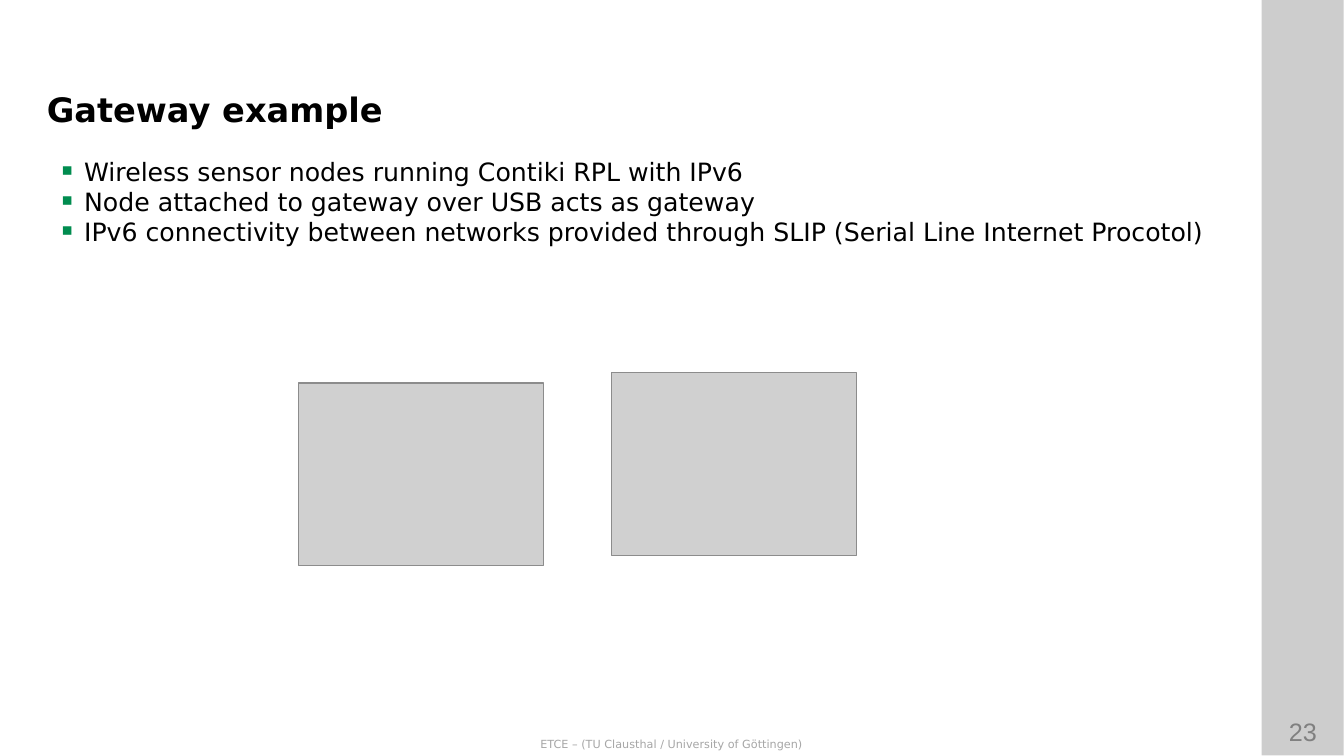
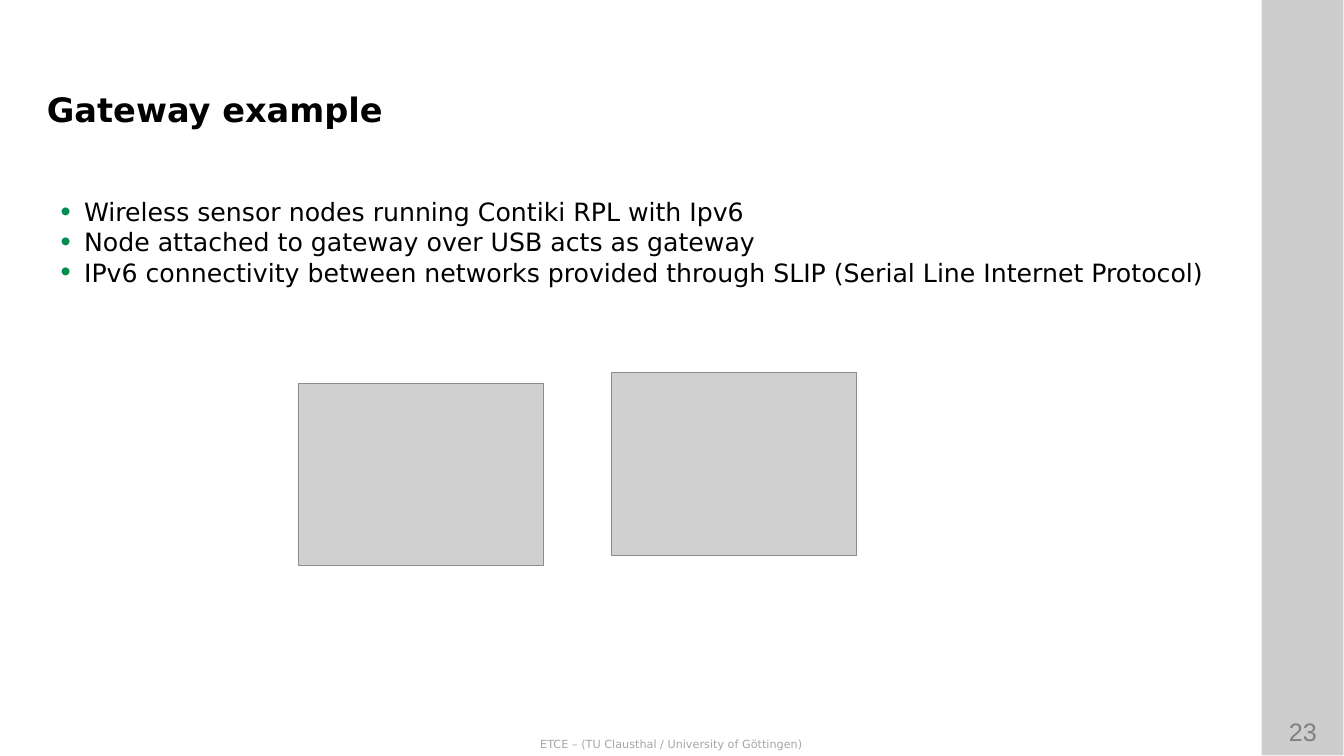
Before and after one commit to ETCE-LAB/teaching-material, a slide deck: slide 23 of Emerging-Technologies-for-the-Circular-Economy/ETCE-L05a-IoT-Communications.pptx. Drawn at 1344x756 pixels with LibreOffice and Linux fonts; fonts in the diff are those of the drawing; grey boxes stand for pictures; background and template pictures are left out. Boxes give left, top, right and bottom in pixels: in the first picture for what was removed or moved away, otherwise in the second. Text is boxed around its words. In the diff, an @@ line names an element or a change of style, - is before the commit and + after.

```diff
--- a/Emerging-Technologies-for-the-Circular-Economy/ETCE-L05a-IoT-Communications.pptx
+++ b/Emerging-Technologies-for-the-Circular-Economy/ETCE-L05a-IoT-Communications.pptx
@@ text "Wireless sensor nodes running Contiki ...": place and size @@
-text "Wireless sensor nodes running Contiki ..." at <box>84,162,1202,247</box>
+text "Wireless sensor nodes running Contiki ..." at <box>84,202,1202,288</box>
@@ text at <box>84,202,743,227</box>: text changed @@
- Wireless sensor nodes running Contiki RPL with IPv6
+• Wireless sensor nodes running Contiki RPL with Ipv6
@@ text at <box>84,232,755,257</box>: bullet  to • @@
@@ text at <box>84,263,1202,288</box>: text changed @@
- IPv6 connectivity between networks provided through SLIP (Serial Line Internet Procotol)
+• IPv6 connectivity between networks provided through SLIP (Serial Line Internet Protocol)
```
Also in this commit, not shown: 2 other slides changed, 1 other file.
